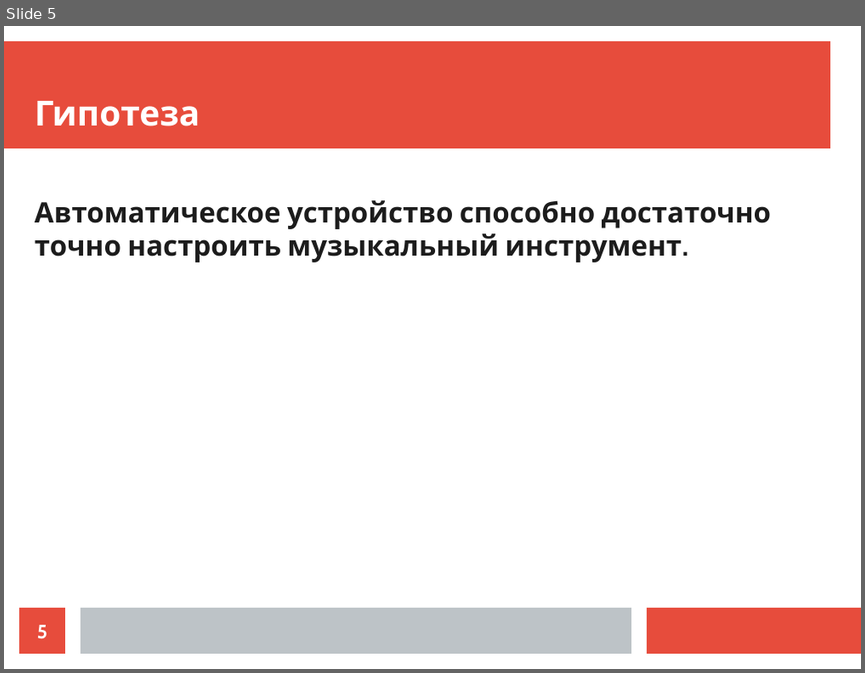
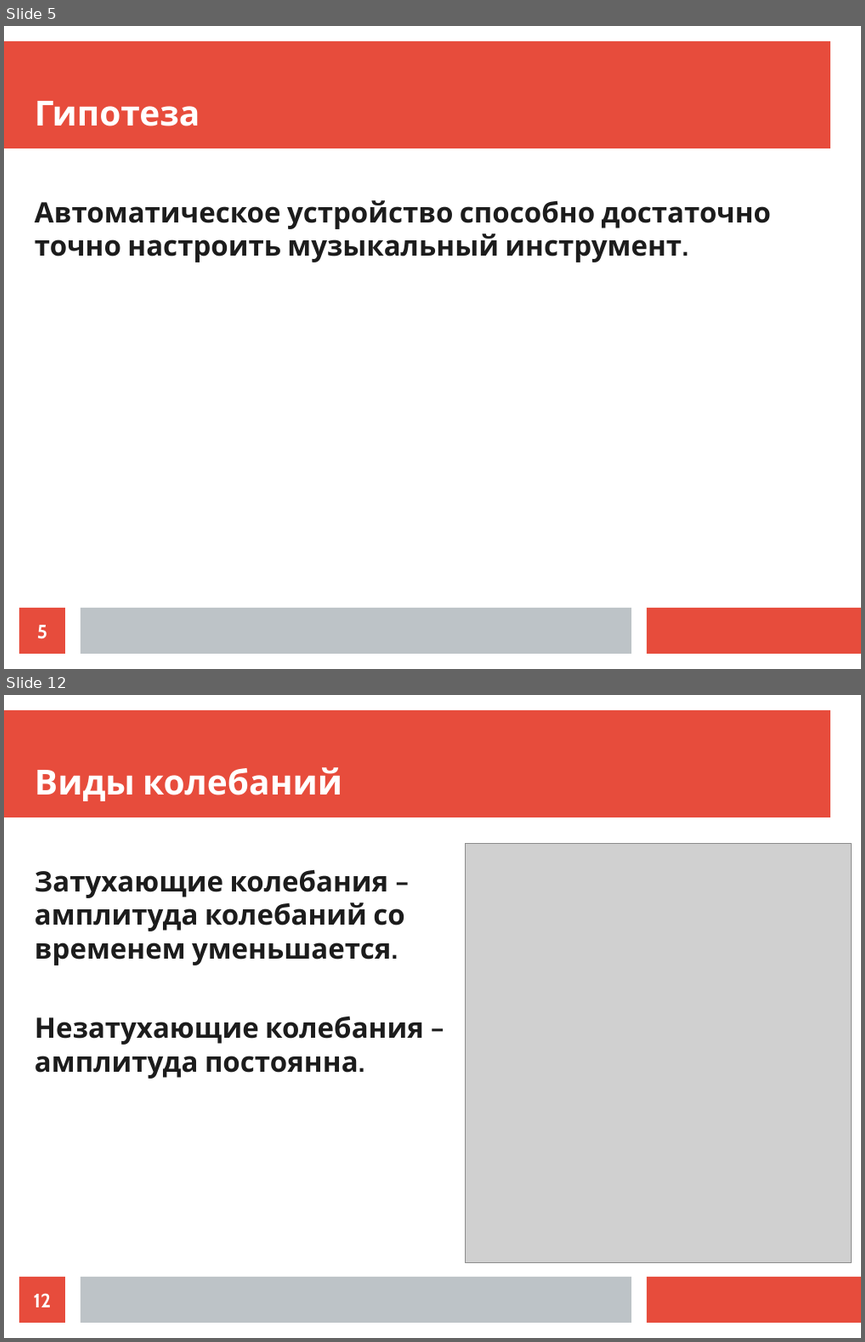
Before and after one commit to egusator/guitar_tuner, a slide deck: doc/presentation.odp. Shown one above the other, each under a label of ours: slide 5 before the commit, slides 5 and 12 after it; the slides between them are not shown. The pictures are 865x673 and 865x1342 pixels, drawn with LibreOffice and Linux fonts; fonts in the diff are those of the drawing; grey boxes stand for pictures. Boxes give left, top, right and bottom in pixels: in the first picture for what was removed or moved away, otherwise in the second. Text is boxed around its words. In the diff, an @@ line names an element or a change of style, - is before the commit and + after.

```diff
--- a/doc/presentation.odp
+++ b/doc/presentation.odp
@@ slide 12 added at [4,695,861,1338], background #FFFFFF; not listed: 3 template elements that a slide beside it also shows @@
@@ title added at [35,767,342,801], 32 pt, text #FFFFFF, bold @@
+Виды колебаний
@@ picture added at [465,844,851,1263] @@
@@ text added at [35,869,424,1078], 26 pt, text #1C1C1C, bold @@
+Затухающие колебания – амплитуда колебаний со временем уменьшается.
+Незатухающие колебания – амплитуда постоянна.
@@ page number added at [19,1276,65,1322], fill #E74C3C, 18 pt, text #FFFFFF, bold @@
+12
```
Also in this commit, not shown: 1 slide changed, 12 other slides added, 3 slides removed, 1 other file.
